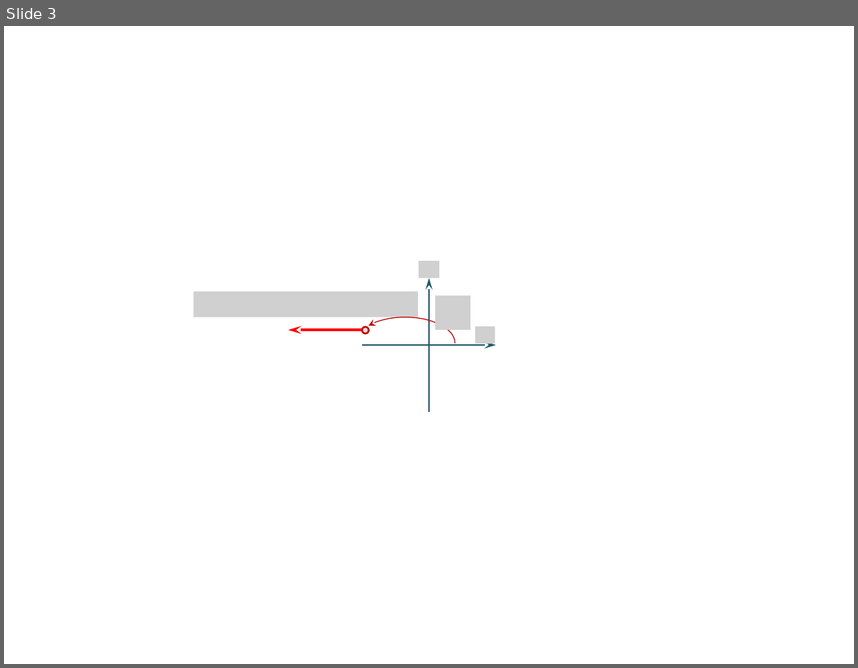
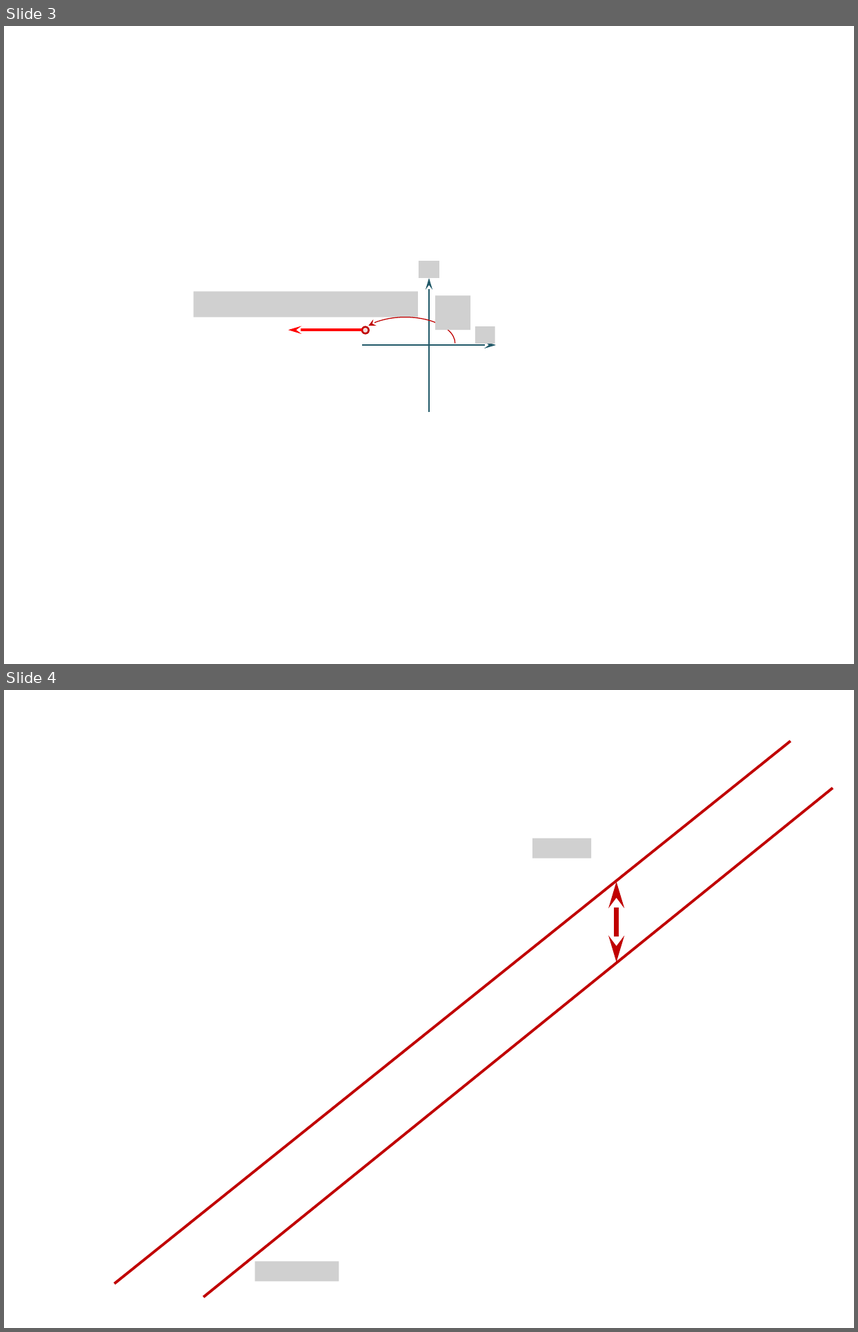
Before and after one commit to xpessoles/Cy_01_PSI_ModelisationLinNonLin, a slide deck: TD/TD_03_CisailleVolante/images/Figures.pptx. Shown one above the other, each under a label of ours: slide 3 before the commit, slides 3 and 4 after it. The pictures are 858x668 and 858x1332 pixels, drawn with LibreOffice and Linux fonts; fonts in the diff are those of the drawing; grey boxes stand for pictures; background and template pictures are left out. Boxes give left, top, right and bottom in pixels: in the first picture for what was removed or moved away, otherwise in the second. Text is boxed around its words. In the diff, an @@ line names an element or a change of style, - is before the commit and + after.

```diff
--- a/TD/TD_03_CisailleVolante/images/Figures.pptx
+++ b/TD/TD_03_CisailleVolante/images/Figures.pptx
@@ slide 4 added at (4,690,854,1328), background picture (left out) @@
@@ line added from (114, 1283) to (791, 741), #C00000 2.25 pt @@
@@ line added from (204, 1297) to (833, 788), #C00000 2.25 pt @@
@@ picture added at (533,838,591,858) @@
@@ double arrow added from (616, 962) to (616, 881), #C00000 4.5 pt @@
@@ picture added at (254,1261,339,1281) @@
```
Also in this commit, not shown: 5 other files.
